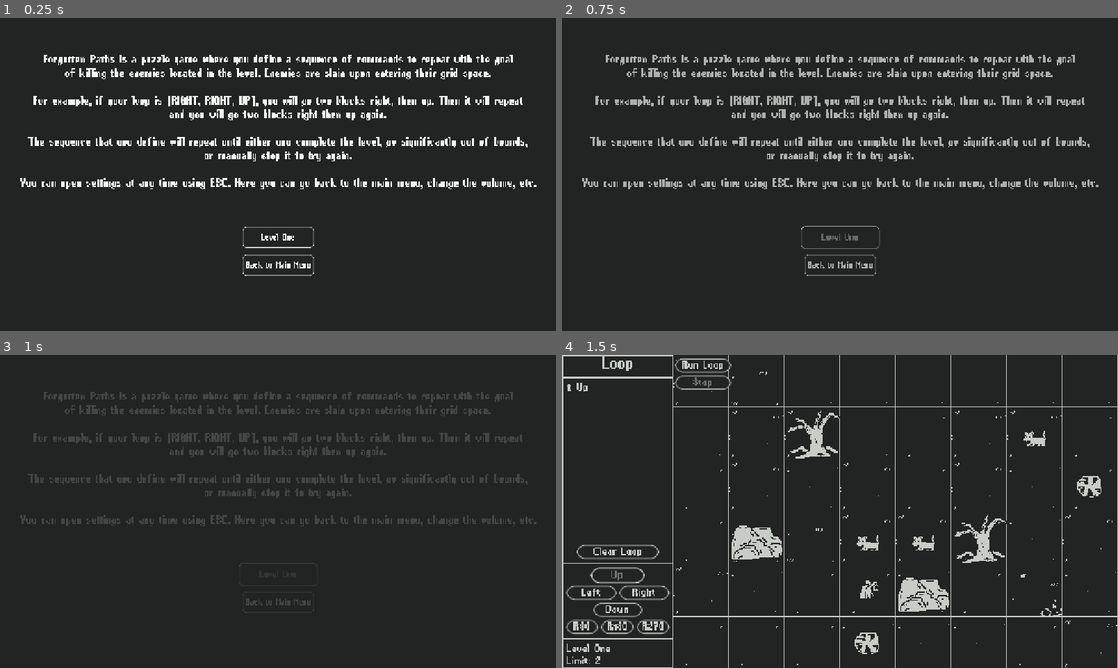
Above: before the commit, frames 1-4 (two rows, left to right).
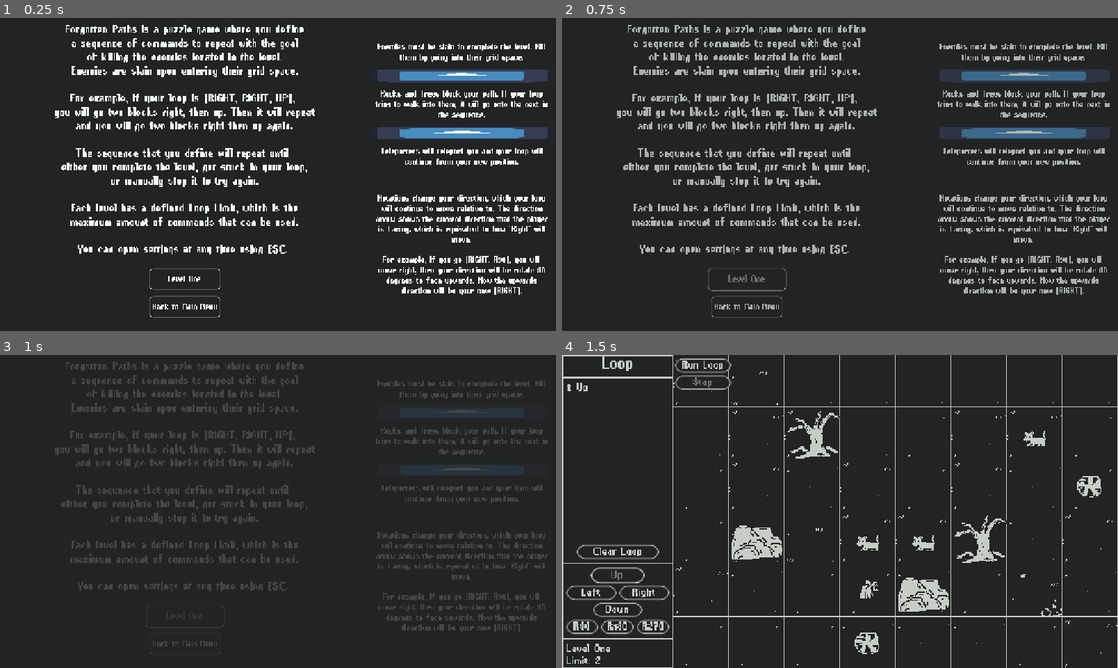
Above: after the commit, the same moments.

Repository: hutnerr/gmtk-jam-2025
Game: Godot game, scene res://01_user-interface/how-to-play/HowToPlay.tscn
Two runs of this game, one before a commit and one after it. Both use one fixed random seed, a clock stepped at 60 frames per second and the inputs below. This scene is started directly instead of the project's main scene. The engine's default icon, where the game draws it, is replaced by a stand-in: a white triangle on a blue panel in a dark square. Sound files missing from this copy of the repository are replaced by a short silence.
Inputs:
- Up to frame 1 (0.25 s): no input
- Up to frame 2 (0.75 s): click "Level One" at 0.5 s
- Up to frame 3 (1 s): no input
- Up to frame 4 (1.5 s): click "Up" at 1.25 s

The runs differ from the first frame. In frame 1, 15% of the frame differs, in the area x 3-99%, y 2-96%; in frame 2, 15%; in frame 3, 14%; in frame 4, nothing differs.

Commit message:
what imu doing

Diff:
--- a/01_user-interface/how-to-play/HowToPlay.tscn
+++ b/01_user-interface/how-to-play/HowToPlay.tscn
@@ -1,10 +1,11 @@
-[gd_scene load_steps=6 format=3 uid="uid://qp16i2cd76xl"]
+[gd_scene load_steps=7 format=3 uid="uid://qp16i2cd76xl"]
 
 [ext_resource type="Theme" uid="uid://fg7vl58y3nn0" path="res://99_resources/main_theme.tres" id="1_74mi8"]
 [ext_resource type="Script" uid="uid://delq3qqr4iivg" path="res://01_user-interface/how-to-play/how_to_play.gd" id="1_l6cnn"]
 [ext_resource type="Script" uid="uid://wtkip6i1f07w" path="res://01_user-interface/elements/on-hover-anim-component/on_hover_animation_component.gd" id="3_7tnm3"]
 [ext_resource type="Script" uid="uid://bei2cvpc8wqtr" path="res://01_user-interface/elements/sfx-component/sfx_component.gd" id="4_tl5ka"]
 [ext_resource type="AudioStream" uid="uid://c7y23np1b08dh" path="res://99_assets/music/17_orc_atk_sword_1.wav" id="5_tl5ka"]
+[ext_resource type="Texture2D" uid="uid://d0r68qei566vq" path="res://99_assets/other-icons/icon.svg" id="6_nnqya"]
 
 [node name="HowToPlay" type="Control"]
 layout_mode = 3
@@ -32,59 +33,155 @@
 grow_horizontal = 2
 grow_vertical = 2
 
-[node name="Label" type="Label" parent="VBoxContainer"]
+[node name="HBoxContainer" type="HBoxContainer" parent="VBoxContainer"]
 layout_mode = 2
 size_flags_vertical = 3
-size_flags_stretch_ratio = 3.0
+
+[node name="MarginContainer2" type="MarginContainer" parent="VBoxContainer/HBoxContainer"]
+layout_mode = 2
+size_flags_horizontal = 3
+size_flags_stretch_ratio = 2.0
+
+[node name="VBoxContainer" type="VBoxContainer" parent="VBoxContainer/HBoxContainer/MarginContainer2"]
+layout_mode = 2
+theme_override_constants/separation = 16
+
+[node name="Label" type="Label" parent="VBoxContainer/HBoxContainer/MarginContainer2/VBoxContainer"]
+layout_mode = 2
+size_flags_horizontal = 3
+size_flags_vertical = 3
 theme_override_font_sizes/font_size = 32
-text = "Forgotten Paths is a puzzle game where you define a sequence of commands to repeat with the goal
-of killing the enemies located in the level. Enemies are slain upon entering their grid space.
+text = "Forgotten Paths is a puzzle game where you define
+a sequence of commands to repeat with the goal
+of killing the enemies located in the level.
+Enemies are slain upon entering their grid space.
 
-For example, if your loop is [RIGHT, RIGHT, UP], you will go two blocks right, then up. Then it will repeat
+For example, if your loop is [RIGHT, RIGHT, UP],
+you will go two blocks right, then up. Then it will repeat
 and you will go two blocks right then up again.
 
-The sequence that you define will repeat until either you complete the level, go significantly out of bounds,
+The sequence that you define will repeat until
+either you complete the level, get stuck in your loop,
 or manually stop it to try again.
 
-You can open settings at any time using ESC. Here you can go back to the main menu, change the volume, etc."
+Each level has a defined Loop Limit, which is the
+maximum amount of commands that can be used.
+
+You can open settings at any time using ESC. "
 horizontal_alignment = 1
 vertical_alignment = 1
 
-[node name="MarginContainer" type="MarginContainer" parent="VBoxContainer"]
+[node name="MarginContainer" type="MarginContainer" parent="VBoxContainer/HBoxContainer/MarginContainer2/VBoxContainer"]
+layout_mode = 2
+theme_override_constants/margin_left = 256
+theme_override_constants/margin_right = 256
+theme_override_constants/margin_bottom = 32
+
+[node name="VBoxContainer" type="VBoxContainer" parent="VBoxContainer/HBoxContainer/MarginContainer2/VBoxContainer/MarginContainer"]
 layout_mode = 2
 size_flags_horizontal = 4
-size_flags_vertical = 10
-theme_override_constants/margin_left = 64
-theme_override_constants/margin_right = 64
-theme_override_constants/margin_bottom = 128
-
-[node name="VBoxContainer" type="VBoxContainer" parent="VBoxContainer/MarginContainer"]
-layout_mode = 2
 theme_override_constants/separation = 16
 
-[node name="LevelOneButton" type="Button" parent="VBoxContainer/MarginContainer/VBoxContainer"]
+[node name="LevelOneButton" type="Button" parent="VBoxContainer/HBoxContainer/MarginContainer2/VBoxContainer/MarginContainer/VBoxContainer"]
 custom_minimum_size = Vector2(164, 48)
 layout_mode = 2
 text = "Level One"
 
-[node name="OnHoverAnimComponent" type="Node" parent="VBoxContainer/MarginContainer/VBoxContainer/LevelOneButton"]
+[node name="OnHoverAnimComponent" type="Node" parent="VBoxContainer/HBoxContainer/MarginContainer2/VBoxContainer/MarginContainer/VBoxContainer/LevelOneButton"]
 script = ExtResource("3_7tnm3")
 metadata/_custom_type_script = "uid://wtkip6i1f07w"
 
-[node name="SFXComponent" type="Node" parent="VBoxContainer/MarginContainer/VBoxContainer/LevelOneButton"]
+[node name="SFXComponent" type="Node" parent="VBoxContainer/HBoxContainer/MarginContainer2/VBoxContainer/MarginContainer/VBoxContainer/LevelOneButton"]
 script = ExtResource("4_tl5ka")
 pressedStream = ExtResource("5_tl5ka")
 metadata/_custom_type_script = "uid://bei2cvpc8wqtr"
 
-[node name="GoodBoyButton" type="Button" parent="VBoxContainer/MarginContainer/VBoxContainer"]
+[node name="GoodBoyButton" type="Button" parent="VBoxContainer/HBoxContainer/MarginContainer2/VBoxContainer/MarginContainer/VBoxContainer"]
 custom_minimum_size = Vector2(164, 48)
 layout_mode = 2
 text = "Back to Main Menu"
 
-[node name="OnHoverAnimComponent" type="Node" parent="VBoxContainer/MarginContainer/VBoxContainer/GoodBoyButton"]
+[node name="OnHoverAnimComponent" type="Node" parent="VBoxContainer/HBoxContainer/MarginContainer2/VBoxContainer/MarginContainer/VBoxContainer/GoodBoyButton"]
 script = ExtResource("3_7tnm3")
 metadata/_custom_type_script = "uid://wtkip6i1f07w"
 
-[node name="SFXComponent" type="Node" parent="VBoxContainer/MarginContainer/VBoxContainer/GoodBoyButton"]
+[node name="SFXComponent" type="Node" parent="VBoxContainer/HBoxContainer/MarginContainer2/VBoxContainer/MarginContainer/VBoxContainer/GoodBoyButton"]
 script = ExtResource("4_tl5ka")
 metadata/_custom_type_script = "uid://bei2cvpc8wqtr"
+
+[node name="MarginContainer" type="MarginContainer" parent="VBoxContainer/HBoxContainer"]
+layout_mode = 2
+size_flags_horizontal = 3
+theme_override_constants/margin_top = 8
+theme_override_constants/margin_right = 8
+
+[node name="VBoxContainer" type="VBoxContainer" parent="VBoxContainer/HBoxContainer/MarginContainer"]
+layout_mode = 2
+size_flags_horizontal = 3
+theme_override_constants/separation = 16
+
+[node name="TextureRect3" type="TextureRect" parent="VBoxContainer/HBoxContainer/MarginContainer/VBoxContainer"]
+custom_minimum_size = Vector2(32, 32)
+layout_mode = 2
+size_flags_vertical = 4
+expand_mode = 1
+
+[node name="Label5" type="Label" parent="VBoxContainer/HBoxContainer/MarginContainer/VBoxContainer"]
+custom_minimum_size = Vector2(128, 0)
+layout_mode = 2
+size_flags_vertical = 1
+theme_override_font_sizes/font_size = 24
+text = "Enemies must be slain to complete the level. Kill them by going into their grid space."
+horizontal_alignment = 1
+vertical_alignment = 1
+autowrap_mode = 2
+
+[node name="TextureRect" type="TextureRect" parent="VBoxContainer/HBoxContainer/MarginContainer/VBoxContainer"]
+custom_minimum_size = Vector2(32, 32)
+layout_mode = 2
+size_flags_vertical = 4
+texture = ExtResource("6_nnqya")
+expand_mode = 1
+
+[node name="Label2" type="Label" parent="VBoxContainer/HBoxContainer/MarginContainer/VBoxContainer"]
+custom_minimum_size = Vector2(128, 0)
+layout_mode = 2
+size_flags_vertical = 1
+theme_override_font_sizes/font_size = 24
+text = "Rocks and Trees block your path. If your loop tries to walk into them, it will go onto the next in the sequence."
+horizontal_alignment = 1
+vertical_alignment = 1
+autowrap_mode = 2
+
+[node name="TextureRect2" type="TextureRect" parent="VBoxContainer/HBoxContainer/MarginContainer/VBoxContainer"]
+custom_minimum_size = Vector2(32, 32)
+layout_mode = 2
+size_flags_vertical = 4
+texture = ExtResource("6_nnqya")
+expand_mode = 1
+
+[node name="Label4" type="Label" parent="VBoxContainer/HBoxContainer/MarginContainer/VBoxContainer"]
+custom_minimum_size = Vector2(128, 0)
+layout_mode = 2
+size_flags_vertical = 1
+theme_override_font_sizes/font_size = 24
+text = "Teleporters will teleport you and your loop will continue from your new position."
+horizontal_alignment = 1
+vertical_alignment = 1
+autowrap_mode = 2
+
+[node name="Spacer" type="Control" parent="VBoxContainer/HBoxContainer/MarginContainer/VBoxContainer"]
+custom_minimum_size = Vector2(32, 32)
+layout_mode = 2
+
+[node name="Label3" type="Label" parent="VBoxContainer/HBoxContainer/MarginContainer/VBoxContainer"]
+custom_minimum_size = Vector2(128, 0)
+layout_mode = 2
+size_flags_vertical = 1
+theme_override_font_sizes/font_size = 24
+text = "Rotations change your direction, which your loop will continue to move relative to. The direction arrow shows the current direction that the player is facing, which is equivalent to how \"Right\" will move.
+
+For example, if you go [RIGHT, R90], you will move right, then your direction will be rotate 90 degrees to face upwards. Now the upwards direction will be your new [RIGHT]."
+horizontal_alignment = 1
+vertical_alignment = 1
+autowrap_mode = 2
--- a/01_user-interface/how-to-play/how_to_play.gd
+++ b/01_user-interface/how-to-play/how_to_play.gd
@@ -3,8 +3,8 @@
 const MAIN_MENU = "res://00_main/Main.tscn"
 const LEVEL_ONE = "res://05_levels/Level1.tscn"
 
-@onready var goodBoyButton: Button = $VBoxContainer/MarginContainer/VBoxContainer/GoodBoyButton
-@onready var levelOneButton: Button = $VBoxContainer/MarginContainer/VBoxContainer/LevelOneButton
+@onready var goodBoyButton: Button = $VBoxContainer/HBoxContainer/MarginContainer2/VBoxContainer/MarginContainer/VBoxContainer/GoodBoyButton
+@onready var levelOneButton: Button = $VBoxContainer/HBoxContainer/MarginContainer2/VBoxContainer/MarginContainer/VBoxContainer/LevelOneButton
 
 func _ready() -> void:
 	goodBoyButton.pressed.connect(onGoodBoyButtonPressed)
Binary file removed: 99_assets/Gray Bunny.gif
